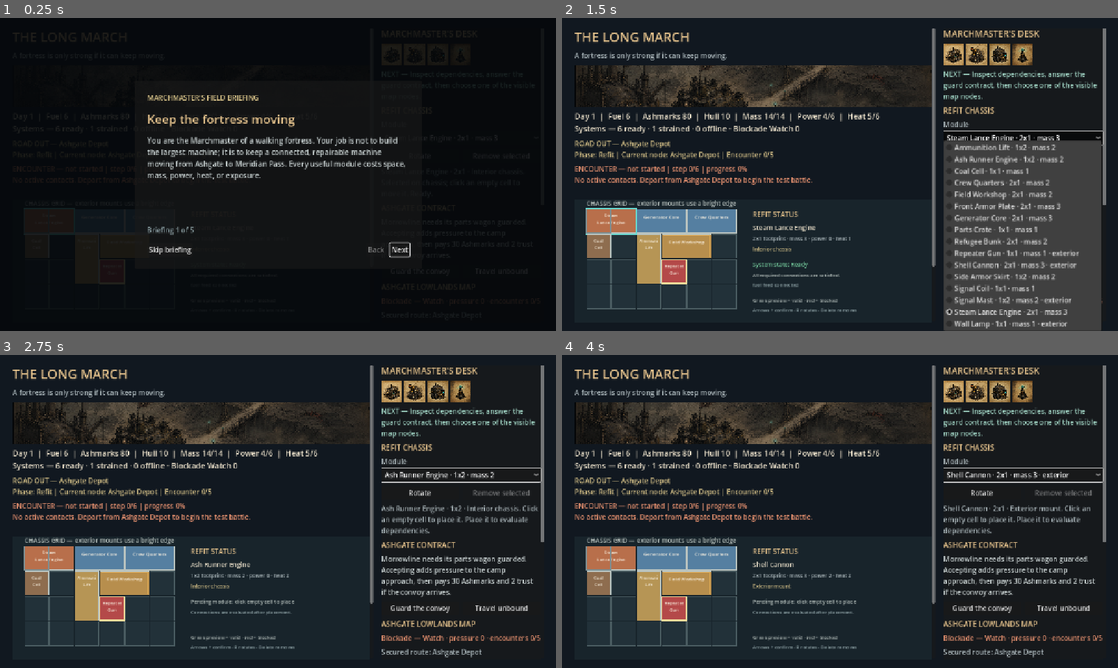
Above: before the commit, frames 1-4 (two rows, left to right).
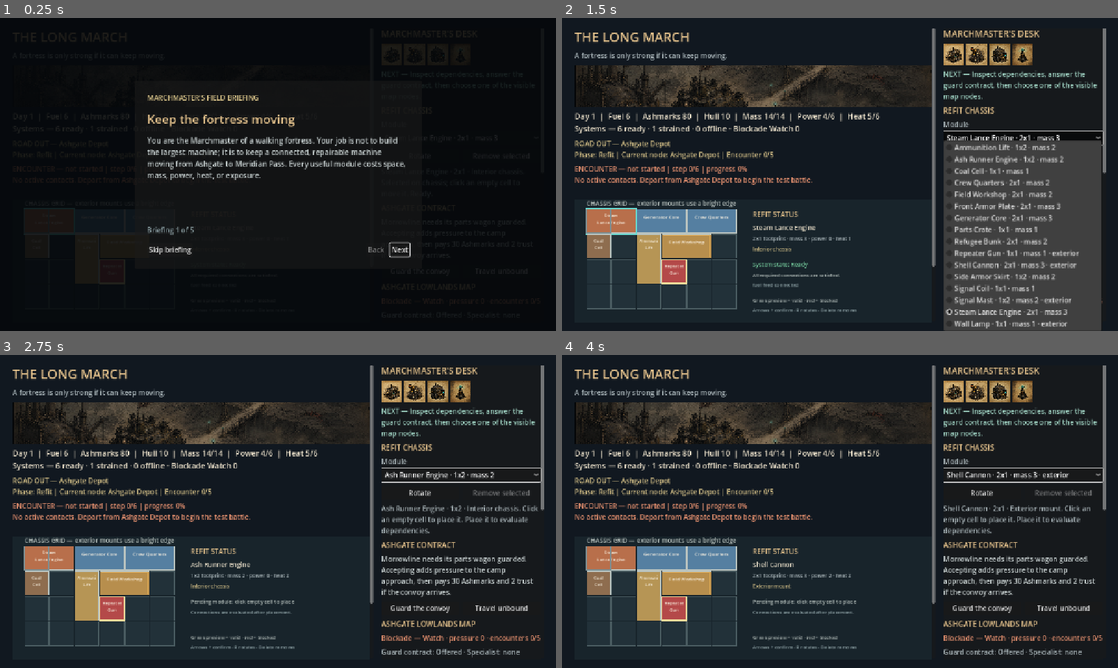
Above: after the commit, the same moments.

Repository: raphaelroshan/the-long-march
Game: Godot game, scene res://scenes/Main.tscn
Same seed, same stepped clock (60 frames per second), same inputs: the game is played once before the commit and once after it.
Inputs:
- Up to frame 1 (0.25 s): no input
- Up to frame 2 (1.5 s): click "Skip briefing" at 0.5 s; click "Steam Lance Engine · 2x1 · ma…" at 1.25 s
- Up to frame 3 (2.75 s): click "Rotate" at 2 s
- Up to frame 4 (4 s): click "Ash Runner Engine · 1x2 · mas…" at 2.75 s; click "Guard the convoy" at 3.5 s

The runs differ from the first frame. In frame 2, less than 0.1% of the frame differs, in the area x 97-98%, y 49-60%; in frame 3, 0.3%, in the area x 68-98%, y 49-97%; in frame 4, 0.3%.

Commit message:
Add interactive campaign map

Diff:
--- /dev/null
+++ b/src/ui/campaign_map.gd
@@ -0,0 +1,258 @@
+class_name CampaignMapView
+extends Control
+
+signal node_selected(node_id: String)
+
+const MAP_SIZE := Vector2(320, 396)
+const NODE_SIZE := Vector2(132, 40)
+const NODE_ORDER := [
+	"ashgate_depot",
+	"rill_crossing",
+	"soot_orchard",
+	"broken_relay",
+	"red_wheel_toll_bridge",
+	"morrowline_camp",
+	"lower_ash_road",
+	"signal_causeway",
+	"meridian_pass"
+]
+const NODE_POSITIONS := {
+	"ashgate_depot": Vector2(94, 8),
+	"rill_crossing": Vector2(4, 56),
+	"soot_orchard": Vector2(184, 56),
+	"broken_relay": Vector2(4, 104),
+	"red_wheel_toll_bridge": Vector2(184, 104),
+	"morrowline_camp": Vector2(94, 152),
+	"lower_ash_road": Vector2(4, 200),
+	"signal_causeway": Vector2(184, 200),
+	"meridian_pass": Vector2(94, 248)
+}
+const SHORT_NAMES := {
+	"ashgate_depot": "Ashgate Depot",
+	"rill_crossing": "Rill Crossing",
+	"soot_orchard": "Soot Orchard",
+	"broken_relay": "Broken Relay",
+	"red_wheel_toll_bridge": "Red Wheel Toll",
+	"morrowline_camp": "Morrowline Camp",
+	"lower_ash_road": "Lower Ash Road",
+	"signal_causeway": "Signal Causeway",
+	"meridian_pass": "Meridian Pass"
+}
+
+var node_buttons: Array[Button] = []
+var buttons_by_id: Dictionary = {}
+var node_statuses: Dictionary = {}
+var campaign_edges: Dictionary = {}
+var current_node: String = ""
+var secured_path: Array[String] = []
+var available_nodes: Array[String] = []
+var closed_nodes: Array[String] = []
+var outgoing_nodes: Array[String] = []
+var current_previews: Dictionary = {}
+var interaction_is_blocked: bool = false
+var detail_label: Label
+
+func _init() -> void:
+	custom_minimum_size = MAP_SIZE
+	size_flags_horizontal = Control.SIZE_EXPAND_FILL
+	mouse_filter = Control.MOUSE_FILTER_PASS
+	_build_node_buttons()
+	detail_label = Label.new()
+	detail_label.position = Vector2(8, 296)
+	detail_label.size = Vector2(304, 55)
+	detail_label.horizontal_alignment = HORIZONTAL_ALIGNMENT_CENTER
+	detail_label.vertical_alignment = VERTICAL_ALIGNMENT_CENTER
+	detail_label.autowrap_mode = TextServer.AUTOWRAP_WORD_SMART
+	detail_label.add_theme_font_size_override("font_size", 11)
+	detail_label.add_theme_color_override("font_color", Color("#c8d1d1"))
+	add_child(detail_label)
+
+func _build_node_buttons() -> void:
+	for node_id in NODE_ORDER:
+		var button := Button.new()
+		button.name = "MapNode_" + String(node_id)
+		button.position = NODE_POSITIONS[node_id]
+		button.size = NODE_SIZE
+		button.focus_mode = Control.FOCUS_ALL
+		button.mouse_default_cursor_shape = Control.CURSOR_POINTING_HAND
+		button.add_theme_font_size_override("font_size", 11)
+		button.set_meta("node_id", node_id)
+		button.pressed.connect(_on_node_pressed.bind(node_id))
+		button.focus_entered.connect(_show_node_detail.bind(node_id))
+		button.mouse_entered.connect(_show_node_detail.bind(node_id))
+		node_buttons.append(button)
+		buttons_by_id[node_id] = button
+		add_child(button)
+
+func _on_node_pressed(node_id: String) -> void:
+	var button: Button = buttons_by_id.get(node_id)
+	if button == null or button.disabled:
+		return
+	node_selected.emit(node_id)
+
+func _style(fill: Color, border: Color, border_width: int = 2) -> StyleBoxFlat:
+	var style := StyleBoxFlat.new()
+	style.bg_color = fill
+	style.border_color = border
+	style.set_border_width_all(border_width)
+	style.set_corner_radius_all(5)
+	style.content_margin_left = 5
+	style.content_margin_right = 5
+	style.content_margin_top = 4
+	style.content_margin_bottom = 4
+	return style
+
+func _apply_button_style(button: Button, status: String) -> void:
+	var fill := Color("#1b252b")
+	var border := Color("#536268")
+	var text_color := Color("#819095")
+	match status:
+		"current":
+			fill = Color("#5b482b")
+			border = Color("#e8c58e")
+			text_color = Color("#fff1ce")
+		"secured":
+			fill = Color("#24443b")
+			border = Color("#73c99b")
+			text_color = Color("#d4f1e4")
+		"available":
+			fill = Color("#214752")
+			border = Color("#69d8cf")
+			text_color = Color("#e3fffb")
+		"closed":
+			fill = Color("#482929")
+			border = Color("#e06f61")
+			text_color = Color("#ffd4cd")
+		"blocked":
+			fill = Color("#403725")
+			border = Color("#d8a650")
+			text_color = Color("#f1ddb5")
+	button.add_theme_stylebox_override("normal", _style(fill, border))
+	button.add_theme_stylebox_override("disabled", _style(fill.darkened(0.12), border.darkened(0.18)))
+	button.add_theme_stylebox_override("hover", _style(fill.lightened(0.08), border.lightened(0.12), 3))
+	button.add_theme_stylebox_override("pressed", _style(fill.darkened(0.08), Color("#ffffff"), 3))
+	button.add_theme_stylebox_override("focus", _style(fill, Color("#ffffff"), 3))
+	button.add_theme_color_override("font_color", text_color)
+	button.add_theme_color_override("font_disabled_color", text_color.darkened(0.18))
+	button.add_theme_color_override("font_hover_color", text_color.lightened(0.08))
+	button.add_theme_color_override("font_focus_color", text_color)
+
+func _preview_tooltip(preview: Dictionary) -> String:
+	var visibility := String(preview.get("visibility", "forecast"))
+	if visibility == "known":
+		return "Known route · %d day(s) · %d fuel · %.0f%% risk · pressure +%d · reward %d\nThreats: %s" % [int(preview.get("days", 0)), int(preview.get("fuel", 0)), float(preview.get("risk", 0.0)) * 100.0, int(preview.get("pressure_gain", 0)), int(preview.get("reward", 0)), ", ".join(preview.get("threats", []))]
+	if visibility == "forecast":
+		return "Forecast route · %d day(s) · %d fuel · %.0f%% risk · pressure +%d\nExpected: %s. Exact contacts remain uncertain." % [int(preview.get("days", 0)), int(preview.get("fuel", 0)), float(preview.get("risk", 0.0)) * 100.0, int(preview.get("pressure_gain", 0)), String(preview.get("threat_hint", "uncertain pressure"))]
+	return "Unscouted route · %d day(s) · %d fuel\nBroad warning: %s. Risk, reward, and exact contacts are unknown." % [int(preview.get("days", 0)), int(preview.get("fuel", 0)), String(preview.get("threat_hint", "uncertain pressure"))]
+
+func _show_node_detail(node_id: String) -> void:
+	var status := status_for(node_id)
+	if status == "available":
+		detail_label.text = _preview_tooltip(current_previews.get(node_id, {}))
+	elif status == "closed":
+		detail_label.text = "%s is closed at Break pressure. Reliable forecasting can reopen it." % String(SHORT_NAMES.get(node_id, node_id))
+	elif status == "blocked":
+		detail_label.text = "Resolve the current contract or local decision before taking this road."
+	elif status == "current":
+		detail_label.text = "%s is the fortress's current position." % String(SHORT_NAMES.get(node_id, node_id))
+	elif status == "secured":
+		detail_label.text = "%s is secured behind the fortress." % String(SHORT_NAMES.get(node_id, node_id))
+	else:
+		detail_label.text = "%s is charted but not yet reachable." % String(SHORT_NAMES.get(node_id, node_id))
+
+func configure(view: Dictionary) -> void:
+	campaign_edges = view.get("edges", {}).duplicate(true)
+	current_node = String(view.get("current_node", ""))
+	secured_path = _to_string_array(view.get("secured_path", []))
+	available_nodes = _to_string_array(view.get("available_nodes", []))
+	closed_nodes = _to_string_array(view.get("closed_nodes", []))
+	outgoing_nodes = _to_string_array(view.get("outgoing_nodes", []))
+	current_previews = view.get("previews", {}).duplicate(true)
+	var can_depart := bool(view.get("can_depart", false))
+	interaction_is_blocked = bool(view.get("interaction_blocked", false))
+	node_statuses.clear()
+	for node_id in NODE_ORDER:
+		var button: Button = buttons_by_id[node_id]
+		var status := "future"
+		if node_id == current_node:
+			status = "current"
+		elif node_id in secured_path:
+			status = "secured"
+		elif node_id in closed_nodes:
+			status = "closed"
+		elif interaction_is_blocked and node_id in outgoing_nodes:
+			status = "blocked"
+		elif node_id in available_nodes:
+			status = "available"
+		node_statuses[node_id] = status
+		var state_text := status.capitalize()
+		if status == "available":
+			state_text = String(current_previews.get(node_id, {}).get("visibility", "forecast")).capitalize()
+		elif status == "blocked":
+			state_text = "Decision required"
+		button.text = "%s\n%s" % [String(SHORT_NAMES.get(node_id, node_id)), state_text]
+		button.disabled = status != "available" or not can_depart or interaction_is_blocked
+		if status == "available":
+			button.tooltip_text = _preview_tooltip(current_previews.get(node_id, {}))
+		elif status == "closed":
+			button.tooltip_text = "Closed by Break pressure. Reliable forecasting can reopen this road."
+		elif status == "blocked":
+			button.tooltip_text = "Resolve the current contract or local decision before departing."
+		elif status == "current":
+			button.tooltip_text = "The fortress's current position."
+		elif status == "secured":
+			button.tooltip_text = "Secured earlier in this run."
+		else:
+			button.tooltip_text = "This node is visible on the regional chart but is not yet reachable."
+		_apply_button_style(button, status)
+	if not available_nodes.is_empty():
+		_show_node_detail(available_nodes[0])
+	elif not current_node.is_empty():
+		_show_node_detail(current_node)
+	queue_redraw()
+
+func _to_string_array(value: Variant) -> Array[String]:
+	var result: Array[String] = []
+	if value is Array:
+		for item in value:
+			result.append(String(item))
+	return result
+
+func status_for(node_id: String) -> String:
+	return String(node_statuses.get(node_id, "future"))
+
+func button_for(node_id: String) -> Button:
+	return buttons_by_id.get(node_id)
+
+func _node_center(node_id: String) -> Vector2:
+	return Vector2(NODE_POSITIONS.get(node_id, Vector2.ZERO)) + NODE_SIZE * 0.5
+
+func _path_contains_edge(from_id: String, to_id: String) -> bool:
+	for index in range(secured_path.size() - 1):
+		if secured_path[index] == from_id and secured_path[index + 1] == to_id:
+			return true
+	return false
+
+func _draw() -> void:
+	draw_rect(Rect2(Vector2.ZERO, MAP_SIZE), Color("#141e24"), true)
+	draw_rect(Rect2(Vector2.ZERO, MAP_SIZE), Color("#34454c"), false, 1.0)
+	for raw_source in campaign_edges.keys():
+		var source := String(raw_source)
+		for raw_target in campaign_edges.get(source, []):
+			var target := String(raw_target)
+			var color := Color("#39484e")
+			var width := 2.0
+			if _path_contains_edge(source, target):
+				color = Color("#73c99b")
+				width = 4.0
+			elif source == current_node and target in closed_nodes:
+				color = Color("#e06f61")
+				width = 3.0
+			elif source == current_node and target in available_nodes:
+				color = Color("#69d8cf")
+				width = 3.0
+			elif source == current_node and target in outgoing_nodes:
+				color = Color("#d8a650")
+				width = 3.0
+			draw_line(_node_center(source), _node_center(target), color, width, true)
+	draw_string(ThemeDB.fallback_font, Vector2(10, 378), "GOLD current · GREEN secured · CYAN available · RED closed", HORIZONTAL_ALIGNMENT_CENTER, 300, 9, Color("#8f9da1"))
--- a/src/ui/main.gd
+++ b/src/ui/main.gd
@@ -2,6 +2,7 @@
 
 const LongMarchState = preload("res://src/core/fortress_state.gd")
 const PlaytestJournal = preload("res://src/support/playtest_journal.gd")
+const CampaignMapView = preload("res://src/ui/campaign_map.gd")
 const JOURNEY_BACKGROUND = preload("res://assets/ashgate_journey_background.png")
 const ENGINE_ICON = preload("res://assets/steam_lance_engine_icon.png")
 const CANNON_ICON = preload("res://assets/shell_cannon_icon.png")
@@ -63,6 +64,7 @@
 var campaign_title: Label
 var campaign_pressure_label: Label
 var campaign_path_label: Label
+var campaign_map: CampaignMapView
 var campaign_node_buttons: Array[Button] = []
 var contract_title: Label
 var contract_label: Label
@@ -345,12 +347,9 @@
 	campaign_path_label.autowrap_mode = TextServer.AUTOWRAP_WORD_SMART
 	campaign_path_label.add_theme_color_override("font_color", Color("#aab6ba"))
 	controls.add_child(campaign_path_label)
-	for index in range(3):
-		var node_button := Button.new()
-		node_button.text = "Route option %d" % (index + 1)
-		node_button.pressed.connect(_on_campaign_node_pressed.bind(index))
-		campaign_node_buttons.append(node_button)
-		controls.add_child(node_button)
+	campaign_map = CampaignMapView.new()
+	campaign_map.node_selected.connect(_on_campaign_node_selected)
+	campaign_node_buttons = campaign_map.node_buttons
 
 	campaign_event_title = Label.new()
 	campaign_event_title.add_theme_font_size_override("font_size", 17)
@@ -372,6 +371,7 @@
 	recruit_iven_button.tooltip_text = "Requires restored relay and operational Crew Quarters. Iven reveals exact immediate threats and helps navigate storms."
 	recruit_iven_button.pressed.connect(_on_recruit_iven_pressed)
 	controls.add_child(recruit_iven_button)
+	controls.add_child(campaign_map)
 
 	route_option = OptionButton.new()
 	for route_id in LongMarchState.ROUTES.keys():
@@ -707,6 +707,9 @@
 	if index < 0 or index >= campaign_node_buttons.size():
 		return
 	var node_id := String(campaign_node_buttons[index].get_meta("node_id", ""))
+	_on_campaign_node_selected(node_id)
+
+func _on_campaign_node_selected(node_id: String) -> void:
 	if node_id.is_empty():
 		return
 	var doctrine := _selected_id(doctrine_option)
@@ -969,11 +972,9 @@
 	campaign_title.visible = state.campaign_active and planning_phase
 	campaign_pressure_label.visible = state.campaign_active
 	campaign_path_label.visible = state.campaign_active
-	var path_names: Array[String] = []
-	for node_id in state.campaign_path:
-		path_names.append(String(LongMarchState.CAMPAIGN_NODES.get(node_id, {}).get("name", node_id)))
+	campaign_map.visible = state.campaign_active and planning_phase
 	campaign_pressure_label.text = "Blockade — %s · pressure %d · encounters %d/5" % [state.campaign_pressure_band().capitalize(), state.campaign_pressure, state.campaign_encounters_completed]
-	campaign_path_label.text = "Secured route: %s\nGuard contract: %s · Specialist: %s" % [" → ".join(path_names), state.guard_contract_status.replace("_", " ").capitalize(), "Iven Pell" if state.specialist_id == "iven_pell" else "none"]
+	campaign_path_label.text = "Guard contract: %s · Specialist: %s" % [state.guard_contract_status.replace("_", " ").capitalize(), "Iven Pell" if state.specialist_id == "iven_pell" else "none"]
 
 	var contract_offered := state.campaign_active and state.guard_contract_status == "offered" and state.current_location == "ashgate_depot"
 	contract_title.visible = contract_offered
@@ -990,27 +991,27 @@
 		phase_can_depart = bool(state_summary.can_travel)
 	elif state.phase == "settlement":
 		phase_can_depart = bool(state_summary.can_continue)
-	for index in range(campaign_node_buttons.size()):
-		var button := campaign_node_buttons[index]
-		if not planning_phase or index >= options.size():
-			button.visible = false
-			button.set_meta("node_id", "")
-			continue
-		var node_id := String(options[index])
-		var preview := state.campaign_node_preview(node_id, _selected_id(doctrine_option))
-		button.visible = true
-		button.set_meta("node_id", node_id)
-		var visibility := String(preview.get("visibility", "forecast"))
-		if visibility == "known":
-			button.text = "%s · Known\n%dd · %d fuel · %.0f%% risk · %d Ashmarks" % [String(preview.name), int(preview.days), int(preview.fuel), float(preview.risk) * 100.0, int(preview.reward)]
-			button.tooltip_text = "Threats: %s. Risk %.0f%%, reward %d Ashmarks, pressure +%d." % [", ".join(preview.threats), float(preview.risk) * 100.0, int(preview.reward), int(preview.pressure_gain)]
-		elif visibility == "forecast":
-			button.text = "%s · Forecast\n%dd · %d fuel · %.0f%% risk · pressure +%d" % [String(preview.name), int(preview.days), int(preview.fuel), float(preview.risk) * 100.0, int(preview.pressure_gain)]
-			button.tooltip_text = "Forecast: %s. Risk %.0f%%, pressure +%d. Exact contacts remain uncertain." % [String(preview.threat_hint), float(preview.risk) * 100.0, int(preview.pressure_gain)]
-		else:
-			button.text = "%s · Unscouted\n%dd · %d fuel · %s" % [String(preview.name), int(preview.days), int(preview.fuel), String(preview.threat_hint)]
-			button.tooltip_text = "Unscouted %s. Broad warning: %s. Reward and exact contacts are unknown." % [String(preview.type), String(preview.threat_hint)]
-		button.disabled = contract_offered or state.fuel < int(preview.fuel) or not phase_can_depart
+	var previews := {}
+	for node_id in options:
+		previews[node_id] = state.campaign_node_preview(node_id, _selected_id(doctrine_option))
+	var outgoing_nodes: Array[String] = []
+	var closed_nodes: Array[String] = []
+	for raw_node_id in LongMarchState.CAMPAIGN_EDGES.get(state.current_location, []):
+		var node_id := String(raw_node_id)
+		outgoing_nodes.append(node_id)
+		if state.campaign_node_closed(node_id):
+			closed_nodes.append(node_id)
+	campaign_map.configure({
+		"edges": LongMarchState.CAMPAIGN_EDGES,
+		"current_node": state.current_location,
+		"secured_path": state.campaign_path,
+		"available_nodes": options,
+		"closed_nodes": closed_nodes,
+		"outgoing_nodes": outgoing_nodes,
+		"previews": previews,
+		"can_depart": phase_can_depart,
+		"interaction_blocked": contract_offered or not state.campaign_event_pending.is_empty()
+	})
 
 	var event := state.campaign_event_details()
 	var event_pending := not event.is_empty()
--- a/tests/test_prototype_flow.gd
+++ b/tests/test_prototype_flow.gd
@@ -13,6 +13,9 @@
 func _press_campaign_node(node_id: String) -> void:
 	for button in game.campaign_node_buttons:
 		if button.visible and String(button.get_meta("node_id", "")) == node_id:
+			_expect(not button.disabled, "campaign node button should be enabled: " + node_id)
+			if button.disabled:
+				return
 			button.pressed.emit()
 			await process_frame
 			return
@@ -56,20 +59,36 @@
 		await process_frame
 	_expect(not game.onboarding_overlay.visible and FileAccess.file_exists(onboarding_path), "completing onboarding should dismiss it and persist the choice")
 	_expect(game.state.phase == "refit", "prototype should begin in Ashgate refit")
+	_expect(game.campaign_map.visible and game.campaign_node_buttons.size() == 9, "the campaign should render the full authored node graph")
+	_expect(game.campaign_map.status_for("ashgate_depot") == "current", "the map should mark Ashgate as the current node")
+	_expect(game.campaign_map.status_for("rill_crossing") == "blocked" and game.campaign_map.status_for("soot_orchard") == "blocked", "the opening roads should visibly wait for the contract decision")
 	game.contract_accept_button.pressed.emit()
 	await process_frame
 	_expect(game.state.guard_contract_status == "accepted", "the guard contract should be selectable through the UI")
+	_expect(game.campaign_map.status_for("rill_crossing") == "available" and not game.campaign_map.button_for("rill_crossing").disabled, "answering the contract should activate the opening map nodes")
+	game.campaign_map.button_for("rill_crossing").grab_focus()
+	await process_frame
+	_expect(game.campaign_map.detail_label.text.contains("Known route"), "keyboard or controller focus should expose the same route detail as mouse hover")
 	await _press_campaign_node("rill_crossing")
 	_expect(game.state.phase == "battle", "the first map choice should begin a road encounter")
 	await _advance_until_phase("map")
+	_expect(game.campaign_map.status_for("rill_crossing") == "current" and game.campaign_map.status_for("ashgate_depot") == "secured", "the map should retain the secured route and move the current marker")
 	await _press_campaign_node("broken_relay")
 	await _advance_until_phase("map")
 	_expect(game.state.campaign_event_pending == "lost_signal", "the Broken Relay should surface its authored decision")
+	_expect(game.campaign_map.status_for("morrowline_camp") == "blocked", "the map should show that a local decision blocks the next road")
 	await _press_campaign_event("move_silent")
+	_expect(game.campaign_map.status_for("morrowline_camp") == "available", "resolving the relay decision should activate Morrowline")
 	await _press_campaign_node("morrowline_camp")
 	await _advance_until_phase("settlement")
 	_expect(game.state.phase == "settlement" and game.state.campaign_encounters_completed == 3, "the third encounter should open Morrowline services")
 	_expect(game.state.guard_contract_status == "completed", "the protected convoy should complete the guard contract")
+	var saved_pressure: int = game.state.campaign_pressure
+	game.state.campaign_pressure = 5
+	game._refresh_ui()
+	_expect(game.campaign_map.status_for("signal_causeway") == "closed" and game.campaign_map.status_for("lower_ash_road") == "available", "the visual map should show Break closing only the optional causeway")
+	game.state.campaign_pressure = saved_pressure
+	game._refresh_ui()
 	var saved_money: int = game.state.money
 	game.save_button.pressed.emit()
 	await process_frame
Not shown, changed: README.md
Not shown, changed: design/ashgate_lowlands_alpha.md
Not shown, changed: docs/decision_log.md
